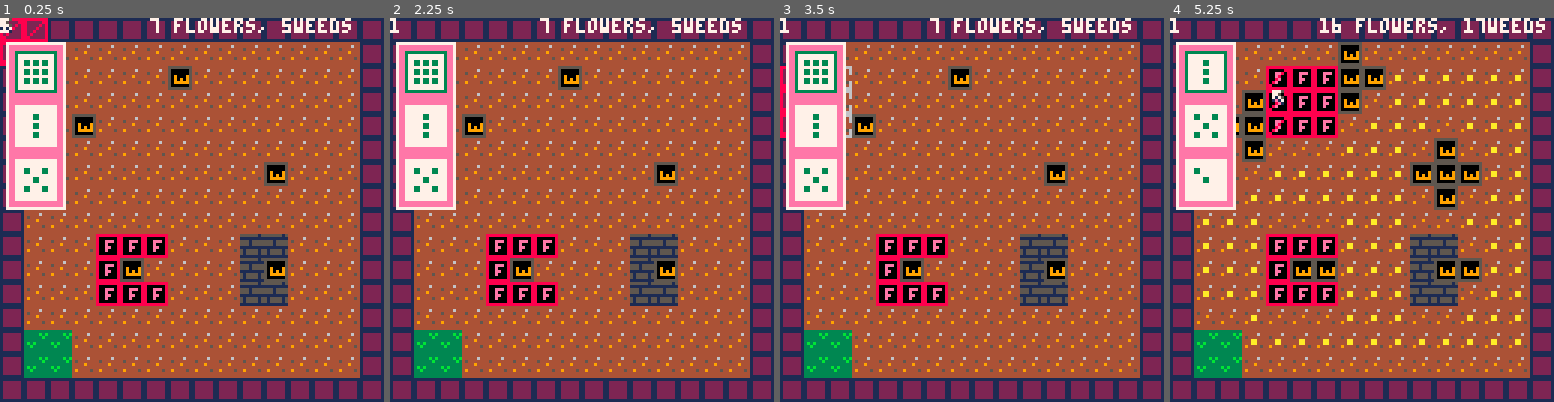
Above: before the commit, frames 1-4 (left to right).
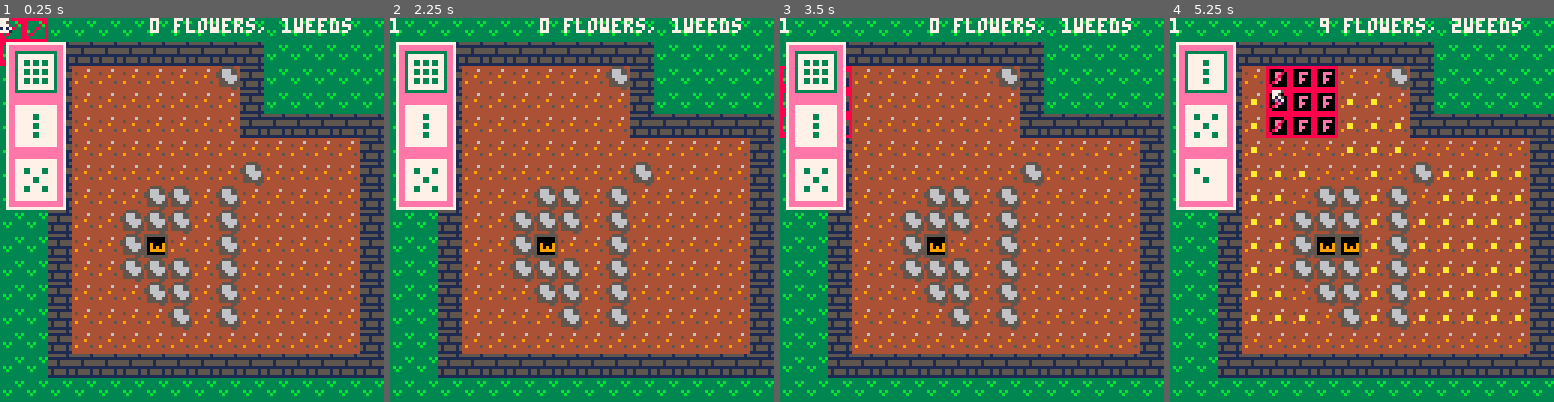
Above: after the commit, the same moments.

Repository: etrizzo/pico8
Game: PICO-8 cartridge SIJ2019/sij2019.p8
Two runs of this game, one before a commit and one after it. Both use one fixed random seed, a clock stepped at 60 frames per second and the inputs below.
Inputs:
- Up to frame 1 (0.25 s): no input
- Up to frame 2 (2.25 s): tap O (Z key) at 0.33, 0.7, 1.43, 2.22 s; tap X (X key) at 1.07, 2.07 s; hold Left from 1.97 s (still down)
- Up to frame 3 (3.5 s): release Left at 2.37 s; tap X (X key) every 0.33 s from 2.4 to 3.4 s; hold Down 2.42-2.82 s; hold Right from 2.87 s (still down); tap O (Z key) at 3.1 s
- Up to frame 4 (5.25 s): release Right at 3.53 s; hold Up 3.58-4.08 s; tap X (X key) every 0.33 s from 3.73 to 5.07 s; tap O (Z key) at 3.98, 4.87 s; hold Right 4.13-4.53 s; hold Down 4.58-5.08 s; hold Left from 5.13 s (still down)

The runs differ from the first frame. In frame 1, 51% of the frame differs, in the area x 0-100%, y 0-100%; in frame 2, 51%; in frame 3, 51%; in frame 4, 56%.

Commit message:
Added the 10 level designs. All just have one weed and placeholder pieces. Just so we can get the flow working

Diff:
--- a/SIJ2019/sij2019.p8
+++ b/SIJ2019/sij2019.p8
@@ -66,7 +66,17 @@
 -- these use an index into g_possibleFlowers
 g_levels =
 {
-    { 5, 1, 2, 3}
+    { 5, 1, 2, 3},
+    { 5, 1, 2, 3},
+    { 5, 1, 2, 3},
+    { 5, 1, 2, 3},
+    { 5, 1, 2, 3},
+    { 5, 1, 2, 3},
+    { 5, 1, 2, 3},
+    { 5, 1, 2, 3},
+    { 5, 1, 2, 3},
+    { 5, 1, 2, 3},
+    { 5, 1, 2, 3},
 }
 
 --------------------------------------------------------------------------
@@ -778,39 +788,88 @@
 
 
 
+…(49 lines of a section not shown)…
 __gff__
 0000000000010000000000000000000000000000000000000000000000000000000000000000000000000000000000000000000000000000000000000000000000000000000000000000000000000000000000000000000000000000000000000000000000000000000000000000000000000000000000000000000000000000
 0000000000000000000000000000000000000000000000000000000000000000000000000000000000000000000000000000000000000000000000000000000000000000000000000000000000000000000000000000000000000000000000000000000000000000000000000000000000000000000000000000000000000000
 __map__
-0b0b0b0b0b0b0b0b0b0b0b0b0b0b0b0b0b0b0b0b0b0b0b0b0b0b0b0b0b0b0b0b0b0b0b0b0b0b0b0b0b0b0b0b0b0b0b0b0b0b0b0b0b0b0b0b0b0b0b0b0b0b0b0b0b0b0b0b0b0b0b0b0b0b0b0b0b0b0b0b0b0b0b0b0b0b0b0b0b0b0b0b0b0b0b000000000000000000000000000000000000000000000000000000000000000000
-0b05050505050505050505050505050b0b05050505050505050505050505050b0b05050505050505050505050505050b0b05050505050505050505050505050b0b05050505050505050505050505050b05050505050505050505050505050b000000000000000000000000000000000000000000000000000000000000000000
-0b05050505050501050505050505050b0b05050505050505050505050505050b0b05050505050505050505050505050b0b05050505050505050505050505050b0b05050505050505050505050505050b05050505050505010505050505050b000000000000000000000000000000000000000000000000000000000000000000
-0b05050505050505050505050505050b0b05050505050505050505050505050b0b05050505050505050505050505050b0b05050505050505050505050505050b0b05050505050505050505050505050b05050101010101010101050505050b000000000000000000000000000000000000000000000000000000000000000000
-0b05050105050505050505050505050b0b05050505050505050505050505050b0b05050505050505050505050505050b0b05050505050505050505050505050b0b05050505050505050505050505050b05050105050505050501010505050b000000000000000000000000000000000000000000000000000000000000000000
-0b05050505050505050505050505050b0b05050505050505050505050505050b0b05050505050505050505050505050b0b05050505050505050505050505050b0b05050505050505050505050505050b05010505010505050505010505050b000000000000000000000000000000000000000000000000000000000000000000
-0b05050505050505050505010505050b0b05050505050505050505050505050b0b05050505050505050505050505050b0b05050505050105010505050505050b0b05050505050505050505050505050b05010505010101010505010505050b000000000000000000000000000000000000000000000000000000000000000000
-0b05050505050505050505050505050b0b05050505050505050505050505050b0b05050505050505050505050505050b0b05050505050505050505050505050b0b05050505070707050505050505050b05010505010501010505010505050b000000000000000000000000000000000000000000000000000000000000000000
-0b05050505050505050505050505050b0b05050505050501050105050505050b0b05050505010501050105050505050b0b05050505050105010505050505050b0b05050505070105050505050505050b05010505010101010505010101050b000000000000000000000000000000000000000000000000000000000000000000
-0b05050503030305050507070505050b0b05050505050505050505050505050b0b05050505050505050505050505050b0b05050505050505050505050505050b0b05050505070707050505050505050b05010505050101010505050501050b000000000000000000000000000000000000000000000000000000000000000000
-0b05050503010505050507010505050b0b05050505050505050505050505050b0b05050505050505050505050505050b0b05050505050505050505050505050b0b05050505050505050505050505050b05010505050505050101050501050b000000000000000000000000000000000000000000000000000000000000000000
-0b05050503030305050507070505050b0b05050505050505050505050505050b0b05050505050505050505050505050b0b05050505050505050505050505050b0b05050505050505050505050505050b05050105050505050101050501050b000000000000000000000000000000000000000000000000000000000000000000
-0b05050505050505050505050505050b0b05050505050505050505050505050b0b05050505050505050505050505050b0b05050505050505050505050505050b0b05050505050505050505050505050b05050105050101010105050105050b000000000000000000000000000000000000000000000000000000000000000000
-0b09090505050505050505050505050b0b05050505050505050505050505050b0b05050505050505050505050505050b0b05050505050505050505050505050b0b05050505050505050505050505050b05050101010505050505010505050b000000000000000000000000000000000000000000000000000000000000000000
-0b09090505050505050505050505050b0b05050505050505050505050505050b0b05050505050505050505050505050b0b05050505050505050505050505050b0b05050505050505050505050505050b05050505050505050501010505050b000000000000000000000000000000000000000000000000000000000000000000
-0b0b0b0b0b0b0b0b0b0b0b0b0b0b0b0b0b0b0b0b0b0b0b0b0b0b0b0b0b0b0b0b0b0b0b0b0b0b0b0b0b0b0b0b0b0b0b0b0b0b0b0b0b0b0b0b0b0b0b0b0b0b0b0b0b0b0b0b0b0b0b0b0b0b0b0b0b0b0b0b0b0b0b0b0b0b0b0b0b0b0b0b0b0b0b000000000000000000000000000000000000000000000000000000000000000000
-0b0b0b0b0b0b0b0b0b0b0b0b0b0b0b0b0b000000000000000000000000000000000000000000000000000000000000000000000000000000000000000000000000000000000000000000000000000000000000000000000000000000000000000000000000000000000000000000000000000000000000000000000000000000
-0b00000000000000000000000000000b0b000000000000000000000000000000000000000000000000000000000000000000000000000000000000000000000000000000000000000000000000000000000000000000000000000000000000000000000000000000000000000000000000000000000000000000000000000000
-0b00000000000000000000000000000b0b000000000000000000000000000000000000000000000000000000000000000000000000000000000000000000000000000000000000000000000000000000000000000000000000000000000000000000000000000000000000000000000000000000000000000000000000000000
-0b00000000000000000000000000000b0b000000000000000000000000000000000000000000000000000000000000000000000000000000000000000000000000000000000000000000000000000000000000000000000000000000000000000000000000000000000000000000000000000000000000000000000000000000
-0b00000000000000000000000000000b0b000000000000000000000000000000000000000000000000000000000000000000000000000000000000000000000000000000000000000000000000000000000000000000000000000000000000000000000000000000000000000000000000000000000000000000000000000000
-0b00000000000000000000000000000b0b000000000000000000000000000000000000000000000000000000000000000000000000000000000000000000000000000000000000000000000000000000000000000000000000000000000000000000000000000000000000000000000000000000000000000000000000000000
-0b00000000000000000000000000000b0b000000000000000000000000000000000000000000000000000000000000000000000000000000000000000000000000000000000000000000000000000000000000000000000000000000000000000000000000000000000000000000000000000000000000000000000000000000
-0b00000000000000000000000000000b0b000000000000000000000000000000000000000000000000000000000000000000000000000000000000000000000000000000000000000000000000000000000000000000000000000000000000000000000000000000000000000000000000000000000000000000000000000000
-0b00000000000000000000000000000b0b000000000000000000000000000000000000000000000000000000000000000000000000000000000000000000000000000000000000000000000000000000000000000000000000000000000000000000000000000000000000000000000000000000000000000000000000000000
-0b00000000000000000000000000000b0b000000000000000000000000000000000000000000000000000000000000000000000000000000000000000000000000000000000000000000000000000000000000000000000000000000000000000000000000000000000000000000000000000000000000000000000000000000
-0b00000000000000000000000000000b0b000000000000000000000000000000000000000000000000000000000000000000000000000000000000000000000000000000000000000000000000000000000000000000000000000000000000000000000000000000000000000000000000000000000000000000000000000000
-0b00000000000000000000000000000b0b000000000000000000000000000000000000000000000000000000000000000000000000000000000000000000000000000000000000000000000000000000000000000000000000000000000000000000000000000000000000000000000000000000000000000000000000000000
-0b00000000000000000000000000000b0b000000000000000000000000000000000000000000000000000000000000000000000000000000000000000000000000000000000000000000000000000000000000000000000000000000000000000000000000000000000000000000000000000000000000000000000000000000
-0b00000000000000000000000000000b0b000000000000000000000000000000000000000000000000000000000000000000000000000000000000000000000000000000000000000000000000000000000000000000000000000000000000000000000000000000000000000000000000000000000000000000000000000000
-0b00000000000000000000000000000b0b000000000000000000000000000000000000000000000000000000000000000000000000000000000000000000000000000000000000000000000000000000000000000000000000000000000000000000000000000000000000000000000000000000000000000000000000000000
-0b0b0b0b0b0b0b0b0b0b0b0b0b0b0b0b0b000000000000000000000000000000000000000000000000000000000000000000000000000000000000000000000000000000000000000000000000000000000000000000000000000000000000000000000000000000000000000000000000000000000000000000000000000000
+0909090909090909090909090909090909070707070707070707070707090909090909090909090909090909070909090b09090909090909090909090909090909090909090909090909090909090909090909090909090909090909090909090909090909090909090909090909090909090909090909090909090909090909
+0909070707070707070707090909090909070505050505050505050507090909090909090909090909090907050709090907070707070707070707070709090909090909090909090909090909090909090909090909090909090909090909090909090909090909090909090909090909090909090909090909090909090909
+0909070505050505050607090909090909090705050505050505050505070909090909070707070909090705050709090907050505050505050505050709090909090909090909090909090909090909090909090907070709090909090909090909090909090707090909090909090907070707070707070707070707070909
+0909070505050505050507090909090909090705050505050505050507090909090907050505050709070505050709090907050505050505050505050709090909090909090909090707070709090909090909090907050709090909090909090909090909070507090909090909090907050505050505050505050505070909
+0909070505050505050507070707070709090705050505050505050707070709090705050505050707050505050709090907050505050505050505070909090909090909090909090705050507090909090909090907050709090909090909090909090907050507090909090909090907050505050505050505050505070909
+0909070505050505050505050505050709090705050505050505050505050507090705050505050505050505050709090907050505050505050507090909090909090909090907070505050505070909090909090907050707090707070909090909090705050507070707070707090907050505050505050505050505070909
+0909070505050505050506050505050709070505050505050505050505050709090705050505050505050505050709090907050505050505050709090909090909090909090705050505050505050707090909090907050505070705050707070909070505050505050505050505070907070707070505050505050505070909
+0909070505050606050605050505050709070505050505050505050505070909090705050505050505050505050709090909070505050505050707070707090909090909070505050505050505050507090909090907050505070505050505070909070505050505050505050505070909090909090705050505070505070909
+0909070505060606050605050505050709070505050505050105050505070909090705050505050505050505050709090909090705050505050505050505070909090907050505050505050505050507090909090705050505050505050505070909070505050505050505050505050709090909090907050505070505070909
+0909070505060105050605050505050709070505050505050505050505070909090705050505050501050505050709090909090705050505050505050505050709090705050505050105050505050709090909070505050505050505050705070909070505050505050505050505070909090909090907050505070505070909
+0909070505060606050605050505050709070505050505050505050507090909090705050505050505050505050709090909090705050505010505050505050709070505050505050505050505070909090907050505050505050505070907090909070505050505050105050507090909090909090907050507070505070909
+0909070505050606050605050505050709090707070505050505050507090909090705050505050505050505070909090909090705050505050505050505050709070505050505050505050507070909090705050505050505010505070909090909070505050505050505050507090909090909090907010507070505070709
+0909070505050506050605050505050709090909070505050505050709090909090705050505050505050505070909090909070505050505050505050505070909070505050507070707070707090909090705050505050505050507090909090909070505050505050505050507090909090909090705050507070701050507
+0909070505050505050505050505050709090909070505050505050709090909090907070505050705050507090909090907050505050507070707050507090909070505050505070909090909090909090705050505050505050507090909090909070505050505050505050505070909090909070505070507070705050507
+0909070707070707070707070707070709090909070707070707070709090909090909090707070907050709090909090909070507070505070909070505070909070707070707070909090909090909090907070507050505050709090909090909070505050505050505050507090909090909070707070707070505050507
+0909090909090909090909090909090909090909090909090909090909090909090909090909090909070909090909090909090707070707090909090707090909090909090909090909090909090909090909090707070707070909090909090909070707070707070707070709090909090909090909090909090707070709
+0909090909090909090909090909090909090907070707070709090909090909090505050505050505050505050505090905050505050505050505050505050909050505050505050505050505050509090905050505050505050505050505090909090909090909090909090909090909090909090909090909090909090909
+0909090909090909090909090909090909090907050505050709090909090909090505050505050505050505050505090905050505050505050505050505050909050505050505050505050505050509090905050505050505050505050505090905050505050505050505050505050909050505090909090909090909090909
+0909090909090909090909090909090909090907050505050709090909090909090505050505050505050505050505090905050505050505050505050505050909050505050505050505050505050509090505050505050505050505050505090905050505050505050505050505050909050505050505050505050505050505
+0909090909090907070707070707070909090907050505050709090909090909090505050505050505050505050505090905050505050505050505050505050909050505050505050505050505050509090505050505050505050505050505090905050505050505050505050505050909050505050505050505050505050505
+0909090909090705050505050505070909090907050505050507070707070909090505050505050505050505050505090905050505050505050505050505050909050505050505050505050505050509090505050505050505050505050505090905050505050505050505050505050909050505050505050505050505050505
+0909090909070505050505050505070909090907050505050505050505050709090505050505050505050505050505090905050505050505050505050505050909050505050505050505050505050509090505050505050505050505050505090905050505050505050505050505050909050505050505050505050505050505
+0909090907050505050505050507070909070707050505050505050505050507090505050505050505050505050505090905050505050505050505050505050909050505050505050505050505050509090505050505050505050505050505090905050505050505050505050505050909050505050505050505050505050505
+0909090707050505050505050507070907050505050505050505050505050505070505050505050505050505050505090909050505050505050505050505050909050505050505050505050505050909090505050505050505050505050505090905050505050505050505050505050909050505050505050505050505050505
+0907070505050505050505050505070907050505050505050105050505050505070505050505050505050505050505090909050505050505050505050505050909050505050505050505050505050909090505050505050505050505050505090905050505050505050505050505050909050505050505050505050505050505
+0705050505050505010505050505070907050505050505050505050505050507090505050505050505050505050505090909050505050505050505050505050909050505050505050505050505050909090505050505050505050505050505090905050505050505050505050505050909050505050505050505050505050505
+0705050505050505050505050705070909070707050505050505050505050507090505050505050505050505050505090905050505050505050505050505050909050505050505050505050505050909090505050505050505050505050505090905050505050505050505050505050909050505050505050505050505050505
+0705050505050505050505050707070909090909070507050505050505050709090505050505050505050505050505090905050505050505050505050505050909050505050505050505050505050909090505050505050505050505050505090905050505050505050505050505050909050505050505050505050505050505
+0705050707050505050505050505050709090909090707050505050505070909090505050505050505050505050505090905050505050505050505050505050909050505050505050505050505050509090505050505050505050505050505090905050505050505050505050505050909050505050505050505050505050505
+0907070907050505050505050505050709090909090909070505050507090909090505050505050505050505050505090905050505050505050505050505050909050505050505050505050505050509090505050505050505050505050505090905050505050505050505050505050909050505050505050505050505050505
+0909090909070705050505070707070909090909090909090705050709090909090505050505050505050505050505090905050505050505050505050505050909050505050505050505050505050509090505050505050505050505050505090905050505050505050505050505050909050505050505050505050505050505
+0909090909090907070707090909090909090909090909090907070709090909090909090909090909090909090909090909090909090909090909090909090909090909090909090909090909090909090909090909090909090909090909090909090909090909090909090909090909090909090909090909090909090909
Not shown, changed: 57 lines of the sprite sheet (__gfx__) section of SIJ2019/sij2019.p8
